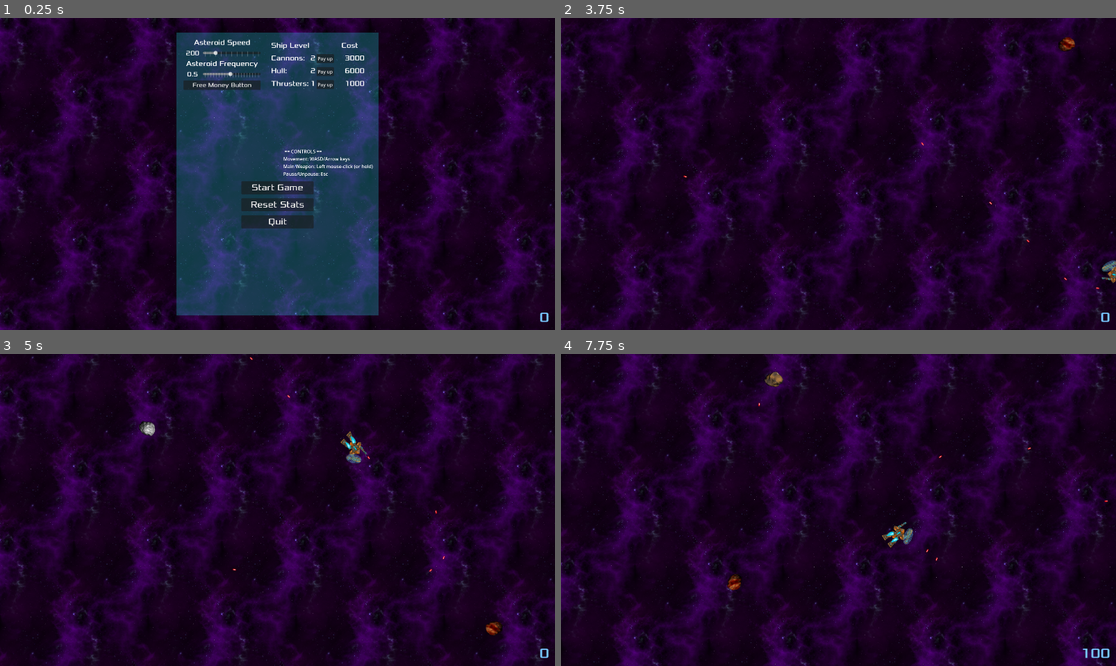
Above: before the commit, frames 1-4 (two rows, left to right).
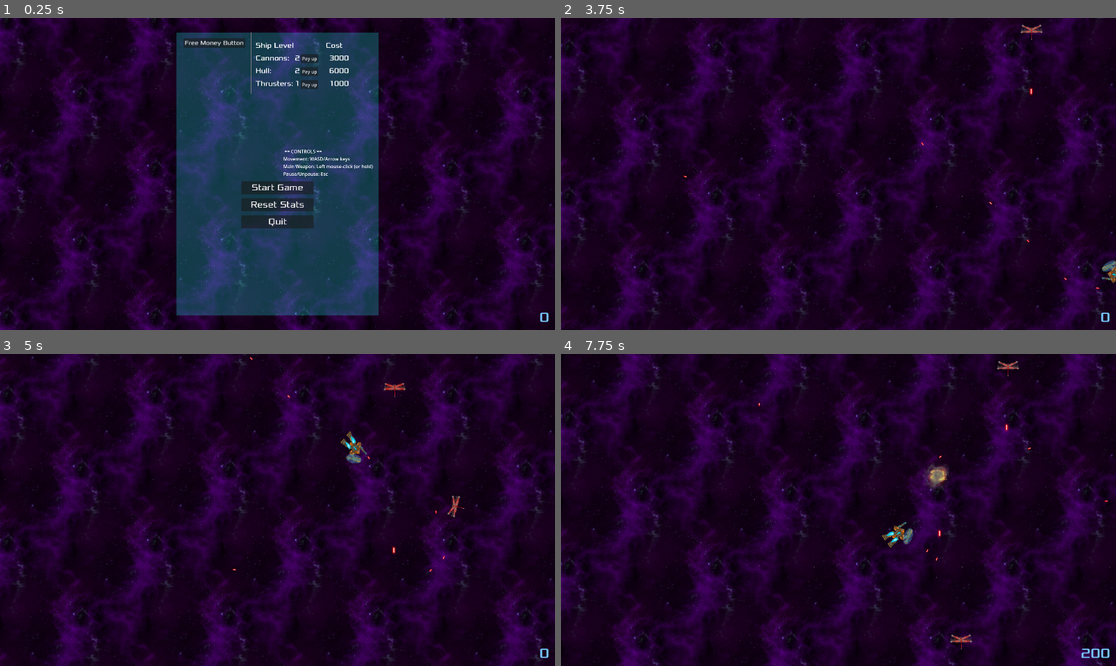
Above: after the commit, the same moments.

Repository: xflarex/spacelad
Game: Godot game, scene res://Scenes/main.tscn
Two runs of this game, one before a commit and one after it. Both use one fixed random seed, a clock stepped at 60 frames per second and the inputs below.
Inputs (mouse positions are in pixels of both pictures, inside the frame that each line leads up to):
- Up to frame 1 (0.25 s): no input
- Up to frame 2 (3.75 s): click "Start Game" at 0.5 s; move the mouse to (960, 158) at 1.27 s; press the mouse at (960, 158) at 1.28 s; hold D (move_right) 1.28-2.03 s; move the mouse to (727, 189) at 2.02 s; release the mouse at (727, 189) at 2.03 s; hold S (move_down) 2.03-2.78 s; click (727, 189) at 2.1 s; move the mouse to (894, 105) at 2.77 s; press the mouse at (894, 105) at 2.78 s; hold D (move_right) 2.78-3.53 s; move the mouse to (810, 236) at 3.52 s; release the mouse at (810, 236) at 3.53 s; hold W (move_up) from 3.53 s (still down); click (810, 236) at 3.6 s
- Up to frame 3 (5 s): move the mouse to (444, 556) at 4.27 s; release W (move_up) at 4.28 s; press the mouse at (444, 556) at 4.28 s; hold A (move_left) from 4.28 s (still down)
- Up to frame 4 (7.75 s): move the mouse to (672, 463) at 5.02 s; release the mouse at (672, 463) at 5.03 s; click (672, 463) at 5.1 s; move the mouse to (866, 510) at 5.77 s; release A (move_left) at 5.78 s; press the mouse at (866, 510) at 5.78 s; hold S (move_down) 5.78-6.53 s; move the mouse to (755, 432) at 6.52 s; release the mouse at (755, 432) at 6.53 s; hold D (move_right) 6.53-7.28 s; click (755, 432) at 6.6 s; move the mouse to (960, 494) at 7.27 s; press the mouse at (960, 494) at 7.28 s; hold W (move_up) from 7.28 s (still down)

The runs differ from the first frame. In frame 1, 2.1% of the frame differs, in the area x 33-66%, y 4-25%; in frame 2, 0.2%; in frame 3, 0.4%; in frame 4, 0.7%.

Commit message:
Added enemies - need to add enemy-player contact

Diff:
--- /dev/null
+++ b/Scenes/enemy_bullet.tscn
@@ -0,0 +1,21 @@
+[gd_scene load_steps=4 format=3 uid="uid://cf1aritl1a7lv"]
+
+[ext_resource type="Script" uid="uid://drui41noe5msq" path="res://Scripts/enemy_bullet.gd" id="1_54jiv"]
+[ext_resource type="Texture2D" uid="uid://cs8u0w7mhsrfa" path="res://Sprites/Projectiles/redshot.png" id="1_tcvu8"]
+
+[sub_resource type="CapsuleShape2D" id="CapsuleShape2D_54jiv"]
+radius = 2.0
+height = 20.0
+
+[node name="enemy_bullet" type="Area2D"]
+z_index = -1
+collision_layer = 129
+script = ExtResource("1_54jiv")
+
+[node name="CollisionShape2D" type="CollisionShape2D" parent="."]
+shape = SubResource("CapsuleShape2D_54jiv")
+
+[node name="Sprite2D" type="Sprite2D" parent="."]
+texture = ExtResource("1_tcvu8")
+
+[connection signal="body_entered" from="." to="." method="_on_body_entered"]
--- a/Scenes/hud.tscn
+++ b/Scenes/hud.tscn
@@ -1,7 +1,7 @@
 [gd_scene load_steps=3 format=3 uid="uid://jq1jm5tkk161"]
 
 [ext_resource type="FontFile" uid="uid://bs5h67nxcmwns" path="res://Fonts/Xolonium-Regular.ttf" id="1_e0onf"]
-[ext_resource type="Script" uid="uid://c110cbhj4u8vd" path="res://Scenes/hud.gd" id="1_fccik"]
+[ext_resource type="Script" uid="uid://c110cbhj4u8vd" path="res://Scripts/hud.gd" id="1_fccik"]
 
 [node name="HUD" type="CanvasLayer"]
 script = ExtResource("1_fccik")
--- a/Scenes/main.tscn
+++ b/Scenes/main.tscn
@@ -1,8 +1,9 @@
-[gd_scene load_steps=7 format=3 uid="uid://cvjd4v36oqehe"]
+[gd_scene load_steps=8 format=3 uid="uid://cvjd4v36oqehe"]
 
 [ext_resource type="Script" uid="uid://p1udj4ifnu0d" path="res://Scripts/main.gd" id="1_8gbba"]
 [ext_resource type="PackedScene" uid="uid://d33h8bo7gtby6" path="res://Scenes/background.tscn" id="1_jjgbg"]
 [ext_resource type="PackedScene" uid="uid://0r3wlbefbvcl" path="res://Scenes/asteroid.tscn" id="2_21xkr"]
+[ext_resource type="PackedScene" uid="uid://cv4o2jx2xim65" path="res://Scenes/virus_drone.tscn" id="3_6bp64"]
 [ext_resource type="PackedScene" uid="uid://bcvkuddrqymwy" path="res://Scenes/player.tscn" id="3_8gbba"]
 [ext_resource type="PackedScene" uid="uid://btttrkuv0ikhh" path="res://Scenes/menu.tscn" id="4_jjvhh"]
 [ext_resource type="PackedScene" uid="uid://jq1jm5tkk161" path="res://Scenes/hud.tscn" id="5_kry3j"]
@@ -10,6 +11,7 @@
 [node name="Main" type="Node"]
 script = ExtResource("1_8gbba")
 asteroid_scene = ExtResource("2_21xkr")
+virus_drone_scene = ExtResource("3_6bp64")
 
 [node name="Background" parent="." instance=ExtResource("1_jjgbg")]
 
@@ -21,6 +23,9 @@
 
 [node name="AsteroidTimer" type="Timer" parent="."]
 
+[node name="SpawnVirusDroneTimer" type="Timer" parent="."]
+
 [connection signal="start_game" from="Menu" to="." method="_on_menu_start_game"]
 [connection signal="update_score" from="Menu" to="HUD" method="update_score"]
 [connection signal="timeout" from="AsteroidTimer" to="." method="_on_asteroid_timer_timeout"]
+[connection signal="timeout" from="SpawnVirusDroneTimer" to="." method="_on_spawn_virus_drone_timer_timeout"]
--- a/Scenes/menu.tscn
+++ b/Scenes/menu.tscn
@@ -85,79 +85,6 @@
 [node name="VBoxContainer" type="VBoxContainer" parent="MarginContainer/ColorRect/VSplitContainer/HBoxContainer/MarginContainer2"]
 layout_mode = 2
 
-[node name="MarginContainer" type="MarginContainer" parent="MarginContainer/ColorRect/VSplitContainer/HBoxContainer/MarginContainer2/VBoxContainer"]
-layout_mode = 2
-theme_override_constants/margin_left = 10
-theme_override_constants/margin_right = 10
-
-[node name="VBoxContainer" type="VBoxContainer" parent="MarginContainer/ColorRect/VSplitContainer/HBoxContainer/MarginContainer2/VBoxContainer/MarginContainer"]
-layout_mode = 2
-
-[node name="Label" type="Label" parent="MarginContainer/ColorRect/VSplitContainer/HBoxContainer/MarginContainer2/VBoxContainer/MarginContainer/VBoxContainer"]
-layout_mode = 2
-theme_override_fonts/font = ExtResource("1_lti8b")
-theme_override_font_sizes/font_size = 24
-text = "Asteroid Speed"
-horizontal_alignment = 1
-vertical_alignment = 2
-
-[node name="HBoxContainer" type="HBoxContainer" parent="MarginContainer/ColorRect/VSplitContainer/HBoxContainer/MarginContainer2/VBoxContainer/MarginContainer/VBoxContainer"]
-layout_mode = 2
-
-[node name="AsteroidSpeedLabel" type="Label" parent="MarginContainer/ColorRect/VSplitContainer/HBoxContainer/MarginContainer2/VBoxContainer/MarginContainer/VBoxContainer/HBoxContainer"]
-custom_minimum_size = Vector2(63, 27)
-layout_mode = 2
-theme_override_fonts/font = ExtResource("1_lti8b")
-theme_override_font_sizes/font_size = 22
-text = "200"
-horizontal_alignment = 1
-
-[node name="AsteroidSpeedSlider" type="HSlider" parent="MarginContainer/ColorRect/VSplitContainer/HBoxContainer/MarginContainer2/VBoxContainer/MarginContainer/VBoxContainer/HBoxContainer"]
-custom_minimum_size = Vector2(200, 35)
-layout_mode = 2
-max_value = 1000.0
-step = 50.0
-value = 200.0
-tick_count = 11
-ticks_on_borders = true
-
-[node name="MarginContainer2" type="MarginContainer" parent="MarginContainer/ColorRect/VSplitContainer/HBoxContainer/MarginContainer2/VBoxContainer"]
-layout_mode = 2
-theme_override_constants/margin_left = 10
-theme_override_constants/margin_right = 10
-
-[node name="VBoxContainer" type="VBoxContainer" parent="MarginContainer/ColorRect/VSplitContainer/HBoxContainer/MarginContainer2/VBoxContainer/MarginContainer2"]
-layout_mode = 2
-
-[node name="Label" type="Label" parent="MarginContainer/ColorRect/VSplitContainer/HBoxContainer/MarginContainer2/VBoxContainer/MarginContainer2/VBoxContainer"]
-layout_mode = 2
-theme_override_fonts/font = ExtResource("1_lti8b")
-theme_override_font_sizes/font_size = 24
-text = "Asteroid Frequency"
-horizontal_alignment = 1
-vertical_alignment = 2
-
-[node name="HBoxContainer" type="HBoxContainer" parent="MarginContainer/ColorRect/VSplitContainer/HBoxContainer/MarginContainer2/VBoxContainer/MarginContainer2/VBoxContainer"]
-layout_mode = 2
-
-[node name="AsteroidFrequencyLabel" type="Label" parent="MarginContainer/ColorRect/VSplitContainer/HBoxContainer/MarginContainer2/VBoxContainer/MarginContainer2/VBoxContainer/HBoxContainer"]
-custom_minimum_size = Vector2(63, 27)
-layout_mode = 2
-theme_override_fonts/font = ExtResource("1_lti8b")
-theme_override_font_sizes/font_size = 22
-text = "0.5"
-horizontal_alignment = 1
-
-[node name="AsteroidFrequencySlider" type="HSlider" parent="MarginContainer/ColorRect/VSplitContainer/HBoxContainer/MarginContainer2/VBoxContainer/MarginContainer2/VBoxContainer/HBoxContainer"]
-custom_minimum_size = Vector2(200, 35)
-layout_mode = 2
-min_value = 0.05
-max_value = 1.0
-step = 0.05
-value = 0.5
-tick_count = 20
-ticks_on_borders = true
-
 [node name="MarginContainer4" type="MarginContainer" parent="MarginContainer/ColorRect/VSplitContainer/HBoxContainer/MarginContainer2/VBoxContainer"]
 layout_mode = 2
 theme_override_constants/margin_left = 10
@@ -447,10 +374,6 @@
 theme_override_font_sizes/font_size = 30
 text = "Quit"
 
-[connection signal="drag_ended" from="MarginContainer/ColorRect/VSplitContainer/HBoxContainer/MarginContainer2/VBoxContainer/MarginContainer/VBoxContainer/HBoxContainer/AsteroidSpeedSlider" to="." method="_on_asteroid_speed_slider_drag_ended"]
-[connection signal="value_changed" from="MarginContainer/ColorRect/VSplitContainer/HBoxContainer/MarginContainer2/VBoxContainer/MarginContainer/VBoxContainer/HBoxContainer/AsteroidSpeedSlider" to="." method="_on_asteroid_speed_slider_value_changed"]
-[connection signal="drag_ended" from="MarginContainer/ColorRect/VSplitContainer/HBoxContainer/MarginContainer2/VBoxContainer/MarginContainer2/VBoxContainer/HBoxContainer/AsteroidFrequencySlider" to="." method="_on_asteroid_frequency_slider_drag_ended"]
-[connection signal="value_changed" from="MarginContainer/ColorRect/VSplitContainer/HBoxContainer/MarginContainer2/VBoxContainer/MarginContainer2/VBoxContainer/HBoxContainer/AsteroidFrequencySlider" to="." method="_on_asteroid_frequency_slider_value_changed"]
 [connection signal="pressed" from="MarginContainer/ColorRect/VSplitContainer/HBoxContainer/MarginContainer2/VBoxContainer/MarginContainer4/VBoxContainer/FreeMoneyButton" to="." method="_on_free_money_button_pressed"]
 [connection signal="pressed" from="MarginContainer/ColorRect/VSplitContainer/HBoxContainer/MarginContainer/VBoxContainer/MarginContainer2/HBoxContainer/VBoxContainer3/MarginContainer2/CannonLevelButton" to="." method="_on_cannon_level_button_pressed"]
 [connection signal="pressed" from="MarginContainer/ColorRect/VSplitContainer/HBoxContainer/MarginContainer/VBoxContainer/MarginContainer2/HBoxContainer/VBoxContainer3/MarginContainer3/HullLevelButton" to="." method="_on_hull_level_button_pressed"]
--- a/Scenes/player.tscn
+++ b/Scenes/player.tscn
@@ -69,8 +69,11 @@
 "speed": 5.0
 }]
 
-[node name="Player" type="Area2D"]
+[node name="Player" type="CharacterBody2D" groups=["player"]]
 scale = Vector2(0.5, 0.5)
+collision_mask = 129
+motion_mode = 1
+wall_min_slide_angle = 0.0
 script = ExtResource("1_fkybt")
 Bullet = ExtResource("2_x3wgy")
 
@@ -112,7 +115,6 @@
 sprite_frames = SubResource("SpriteFrames_7dp3o")
 speed_scale = 2.0
 
-[connection signal="body_entered" from="." to="." method="_on_body_entered"]
 [connection signal="timeout" from="CannonTimer" to="." method="_on_cannon_timer_timeout"]
 [connection signal="timeout" from="DeathTimer" to="." method="_on_death_timer_timeout"]
 [connection signal="animation_finished" from="Shield" to="." method="_on_shield_animation_finished"]
--- /dev/null
+++ b/Scenes/virus_drone.tscn
@@ -0,0 +1,78 @@
+[gd_scene load_steps=13 format=3 uid="uid://cv4o2jx2xim65"]
+
+[ext_resource type="Script" uid="uid://bgghmodk6inf1" path="res://Scripts/virus_drone.gd" id="1_i84fs"]
+[ext_resource type="Texture2D" uid="uid://ctqran0sc0je2" path="res://Sprites/Enemies/VirusDrone0.png" id="1_xupy6"]
+[ext_resource type="Texture2D" uid="uid://cchsmudrag202" path="res://Sprites/Asteroids/Red/Red_1.png" id="2_3q4co"]
+[ext_resource type="Texture2D" uid="uid://bn5qum3bvagpr" path="res://Sprites/Enemies/VirusDrone1.png" id="2_i84fs"]
+[ext_resource type="PackedScene" uid="uid://cf1aritl1a7lv" path="res://Scenes/enemy_bullet.tscn" id="2_qlio8"]
+[ext_resource type="Texture2D" uid="uid://bf1vslgxn67ad" path="res://Sprites/Asteroids/Red/Red_2.png" id="3_qlio8"]
+[ext_resource type="Texture2D" uid="uid://c3h0bb6ipix5k" path="res://Sprites/Enemies/VirusDrone2.png" id="3_sp6lj"]
+[ext_resource type="Texture2D" uid="uid://snu27m8kw27v" path="res://Sprites/Asteroids/Red/Red_3.png" id="4_ljjvx"]
+[ext_resource type="Texture2D" uid="uid://cfpfushvirekj" path="res://Sprites/Asteroids/Red/Red_4.png" id="5_avukr"]
+[ext_resource type="Texture2D" uid="uid://u6cqmbuxcb0s" path="res://Sprites/Asteroids/Gray/Gray_5.png" id="6_7unhc"]
+[ext_resource type="Texture2D" uid="uid://evsl8ak2ss6g" path="res://Sprites/Asteroids/Gray/Gray_6.png" id="7_bg40c"]
+
+[sub_resource type="SpriteFrames" id="SpriteFrames_xupy6"]
+animations = [{
+"frames": [{
+"duration": 1.0,
+"texture": ExtResource("2_3q4co")
+}, {
+"duration": 1.0,
+"texture": ExtResource("3_qlio8")
+}, {
+"duration": 1.0,
+"texture": ExtResource("4_ljjvx")
+}, {
+"duration": 1.0,
+"texture": ExtResource("5_avukr")
+}, {
+"duration": 1.0,
+"texture": ExtResource("6_7unhc")
+}, {
+"duration": 1.0,
+"texture": ExtResource("7_bg40c")
+}],
+"loop": false,
+"name": &"death",
+"speed": 35.0
+}, {
+"frames": [{
+"duration": 1.0,
+"texture": ExtResource("1_xupy6")
+}, {
+"duration": 1.0,
+"texture": ExtResource("2_i84fs")
+}, {
+"duration": 1.0,
+"texture": ExtResource("3_sp6lj")
+}, {
+"duration": 1.0,
+"texture": ExtResource("2_i84fs")
+}],
+"loop": true,
+"name": &"default",
+"speed": 5.0
+}]
+
+[node name="VirusDrone" type="RigidBody2D" groups=["enemies"]]
+script = ExtResource("1_i84fs")
+enemy_bullet = ExtResource("2_qlio8")
+
+[node name="AnimatedSprite2D" type="AnimatedSprite2D" parent="." groups=["enemies"]]
+sprite_frames = SubResource("SpriteFrames_xupy6")
+autoplay = "default"
+
+[node name="CollisionPolygon2D" type="CollisionPolygon2D" parent="."]
+polygon = PackedVector2Array(-38, 0, -33, -25, 33, -25, 38, 0, 0, 25)
+
+[node name="VisibleOnScreenNotifier2D" type="VisibleOnScreenNotifier2D" parent="."]
+
+[node name="Muzzle" type="Marker2D" parent="."]
+
+[node name="FirerateTimer" type="Timer" parent="."]
+autostart = true
+
+[connection signal="animation_finished" from="AnimatedSprite2D" to="." method="_on_animated_sprite_2d_animation_finished"]
+[connection signal="screen_exited" from="VisibleOnScreenNotifier2D" to="." method="_on_visible_on_screen_notifier_2d_screen_exited"]
+[connection signal="timeout" from="FirerateTimer" to="." method="_on_firerate_timer_timeout"]
--- a/Scripts/bullet.gd
+++ b/Scripts/bullet.gd
@@ -9,3 +9,5 @@
 	if body.is_in_group("asteroids"):
 		body.asteroid_death()
 	#queue_free()
+	if body.is_in_group("enemies"):
+		body.enemy_death()
--- /dev/null
+++ b/Scripts/enemy_bullet.gd
@@ -0,0 +1,11 @@
+extends Area2D
+var speed = 1700
+
+
+func _physics_process(delta: float) -> void:
+	position += transform.y * speed * delta
+
+func _on_body_entered(body: Node2D) -> void:
+	if body.is_in_group("player"):
+		print("entered ", body)
+		body.been_shot()
--- a/Scripts/main.gd
+++ b/Scripts/main.gd
@@ -1,6 +1,7 @@
 extends Node
 
 @export var asteroid_scene: PackedScene
+@export var virus_drone_scene: PackedScene
 var asteroid_spawn_location = Vector2.ZERO
 
 func _ready() -> void:
@@ -17,7 +18,7 @@
 func _on_asteroid_timer_timeout() -> void:
 	var asteroid = asteroid_scene.instantiate()
 	var asteroidStart = randf_range(0, Game.screen_size.x)
-	asteroid_spawn_location = Vector2(asteroidStart, 0 )
+	asteroid_spawn_location = Vector2(asteroidStart, 0 ) # Create var here instead
 	asteroid.position = asteroid_spawn_location
 	asteroid.set_asteroid_motion(randi_range(-50, 50), randi_range(Game.asteroid_speed, Game.asteroid_speed+75))
 	add_child(asteroid)
@@ -27,7 +28,17 @@
 	$HUD.show_message("Prepare yourself.")
 	$Player.show()
 	await get_tree().create_timer(2.0).timeout
-	$AsteroidTimer.start()
+	#$AsteroidTimer.start()
+	$SpawnVirusDroneTimer.start()
 
 func death_menu():
 	$Menu.show_menu()
+
+
+func _on_spawn_virus_drone_timer_timeout() -> void:
+	var virus_drone = virus_drone_scene.instantiate()
+	var spawn_location_x = randf_range(0, Game.screen_size.x)
+	var spawn_location = Vector2(spawn_location_x, 0 )
+	virus_drone.position = spawn_location
+	virus_drone.set_motion(randi_range(-50, 50), randi_range(300, 375)) # Switch to drone speed
+	add_child(virus_drone)
--- a/Scripts/player.gd
+++ b/Scripts/player.gd
@@ -1,4 +1,4 @@
-extends Area2D
+extends CharacterBody2D
 
 @export var Bullet : PackedScene
 var target = Vector2.ZERO
@@ -81,6 +81,7 @@
 		ready_to_fire = false
 
 func _on_body_entered(body: Node2D) -> void:
+	#if body != $CollisionShape2D:
 	Ship.hull -= 1
 	if Ship.hull <= 0:
 		player_death()
@@ -88,6 +89,15 @@
 	else:
 		$Shield.show()
 		$Shield.play()
+func been_shot():
+	Ship.hull -= 1
+	if Ship.hull <= 0:
+		player_death()
+		# Shield breaking animation here
+	else:
+		$Shield.show()
+		$Shield.play()
+
 
 func player_death():
 	$AnimatedSprite2D.animation = "death"
--- /dev/null
+++ b/Scripts/spawn_enemy_timer.gd
@@ -0,0 +1,11 @@
+extends Timer
+
+
+# Called when the node enters the scene tree for the first time.
+func _ready() -> void:
+	pass # Replace with function body.
+
+
+# Called every frame. 'delta' is the elapsed time since the previous frame.
+func _process(delta: float) -> void:
+	pass
--- /dev/null
+++ b/Scripts/virus_drone.gd
@@ -0,0 +1,67 @@
+extends RigidBody2D
+@export var enemy_bullet : PackedScene
+@export var points = 100
+var movement_direction = 0
+var movement_speed = 0
+var death_mark = false
+var main
+var timer := Timer.new()
+var ready_to_fire = true
+
+# Called when the node enters the scene tree for the first time.
+func _ready() -> void:
+	$AnimatedSprite2D.animation = "default"
+	main = $main
+	add_child(timer)
+
+# Called every frame. 'delta' is the elapsed time since the previous frame.
+func _process(_delta: float) -> void:
+	self.linear_velocity = Vector2(movement_direction, movement_speed)
+	weapons_free()
+
+func set_motion(direction, speed):
+	movement_direction = direction
+	movement_speed = speed
+
+func enemy_death():
+	$AnimatedSprite2D.animation = "death"
+	$AnimatedSprite2D.play()
+	$CollisionPolygon2D.set_deferred("disabled", true)
+	increase_score()
+
+func increase_score():
+	if death_mark == false: # Prevent multiple bullets from counting score from the same enemy
+		Game.score += points
+		death_mark = true
+
+func clear_enemies():
+	get_tree().call_group("asteroids", "queue_free")
+
+func weapons_free():
+	print($VisibleOnScreenNotifier2D.visible)
+	if ready_to_fire == true:
+		$FirerateTimer.wait_time = randf_range(0.5, 1.2)
+		fire_bullet()
+		ready_to_fire = false
+		#await get_tree().create_timer(1.0).timeout
+
+func _on_visible_on_screen_notifier_2d_screen_exited() -> void:
+	queue_free()
+
+func _on_animated_sprite_2d_animation_finished() -> void:
+	if $AnimatedSprite2D.animation == "death":
+		$AnimatedSprite2D.hide()
+		$AnimatedSprite2D.stop()
+
+func fire_bullet() -> void:
+	var b = enemy_bullet.instantiate()
+	get_parent().add_child(b)
+	b.transform = $Muzzle.global_transform
+
+
+func _on_firerate_timer_timeout() -> void:
+	if ready_to_fire == true:
+		$FirerateTimer.wait_time = randf_range(0.8, 1.2)
+		fire_bullet()
+		ready_to_fire = false
+	else: ready_to_fire = true
Not shown, added: Scripts/enemy_bullet.gd.uid
Renamed: Scenes/hud.gd -> Scripts/hud.gd
Renamed: Scenes/hud.gd.uid -> Scripts/hud.gd.uid
Not shown, added: Scripts/spawn_enemy_timer.gd.uid
Not shown, added: Scripts/virus_drone.gd.uid
Binary file added: Sprites/Enemies/VirusDrone0.png
Not shown, added: Sprites/Enemies/VirusDrone0.png.import
Binary file added: Sprites/Enemies/VirusDrone1.png
Not shown, changed: Sprites/Enemies/VirusDrone1.png.import
Binary file added: Sprites/Enemies/VirusDrone2.png
Not shown, added: Sprites/Enemies/VirusDrone2.png.import
Binary file added: Sprites/Enemies/VirusDroneIdle0.png
(and 6 more such lines)
